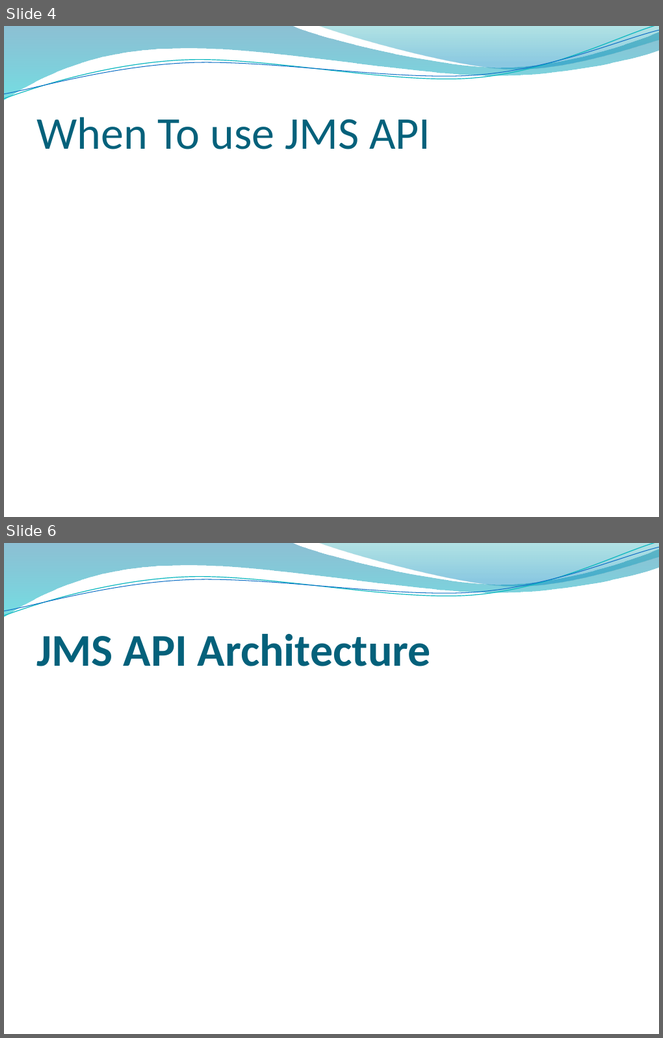
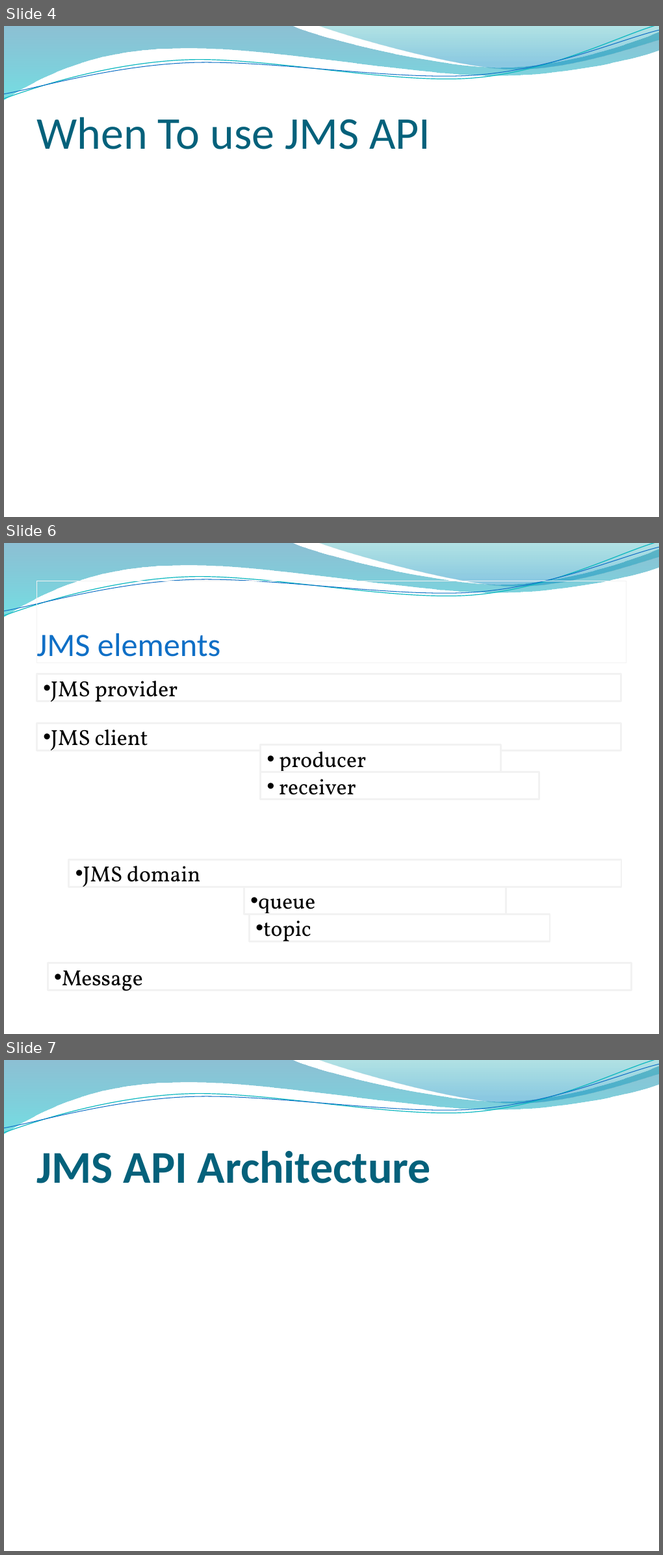
Before and after one commit to shovonis/presentation, a slide deck: jms.pptx. Shown one above the other, each under a label of ours: slides 4 and 6 before the commit, slides 4, 6 and 7 after it; the slides between them are not shown. The pictures are 663x1038 and 663x1555 pixels, drawn with LibreOffice and Linux fonts; fonts in the diff are those of the drawing; background and template pictures are left out. Boxes give left, top, right and bottom in pixels: in the first picture for what was removed or moved away, otherwise in the second. Text is boxed around its words. In the diff, an @@ line names an element or a change of style, - is before the commit and + after.

Commit message:
jms elements added

```diff
--- a/jms.pptx
+++ b/jms.pptx
@@ slide 6 added at <box>4,543,659,1034</box>, background picture (left out); not listed: 4 template elements that a slide beside it also shows @@
@@ title added at <box>36,581,627,663</box>, outline #F2F2F2 0.75 pt, 36 pt, text #0F6FC6 @@
+JMS elements
@@ rectangle added at <box>36,674,622,702</box>, fill #FFFFFF, outline #F2F2F2 2 pt, 24 pt, text #000000 @@
+• JMS provider
@@ rectangle added at <box>36,723,622,751</box>, fill #FFFFFF, outline #F2F2F2 2 pt, 24 pt, text #000000 @@
+• JMS client
@@ rectangle added at <box>261,745,501,772</box>, fill #FFFFFF, outline #F2F2F2 2 pt, 24 pt, text #000000 @@
+• producer
@@ rectangle added at <box>261,772,540,800</box>, fill #FFFFFF, outline #F2F2F2 2 pt, 24 pt, text #000000 @@
+• receiver
@@ rectangle added at <box>69,860,622,887</box>, fill #FFFFFF, outline #F2F2F2 2 pt, 24 pt, text #000000 @@
+• JMS domain
@@ rectangle added at <box>244,887,506,915</box>, fill #FFFFFF, outline #F2F2F2 2 pt, 24 pt, text #000000 @@
+• queue
@@ rectangle added at <box>250,915,551,942</box>, fill #FFFFFF, outline #F2F2F2 2 pt, 24 pt, text #000000 @@
+• topic
@@ rectangle added at <box>48,964,633,991</box>, fill #FFFFFF, outline #F2F2F2 2 pt, 24 pt, text #000000 @@
+• Message
@@ what was slide 6 is now slide 7 @@
```
Also in this commit, not shown: 1 other slide added, 1 slide removed.
